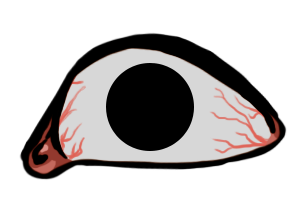
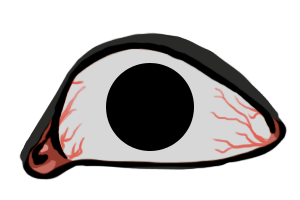
Revision of a layered 300px x 200px image; what changed, layer by layer:
painted on "Layer 2 copy" over [19, 32, 285, 171]
added layer "Layer 3" over [19, 32, 287, 180]
